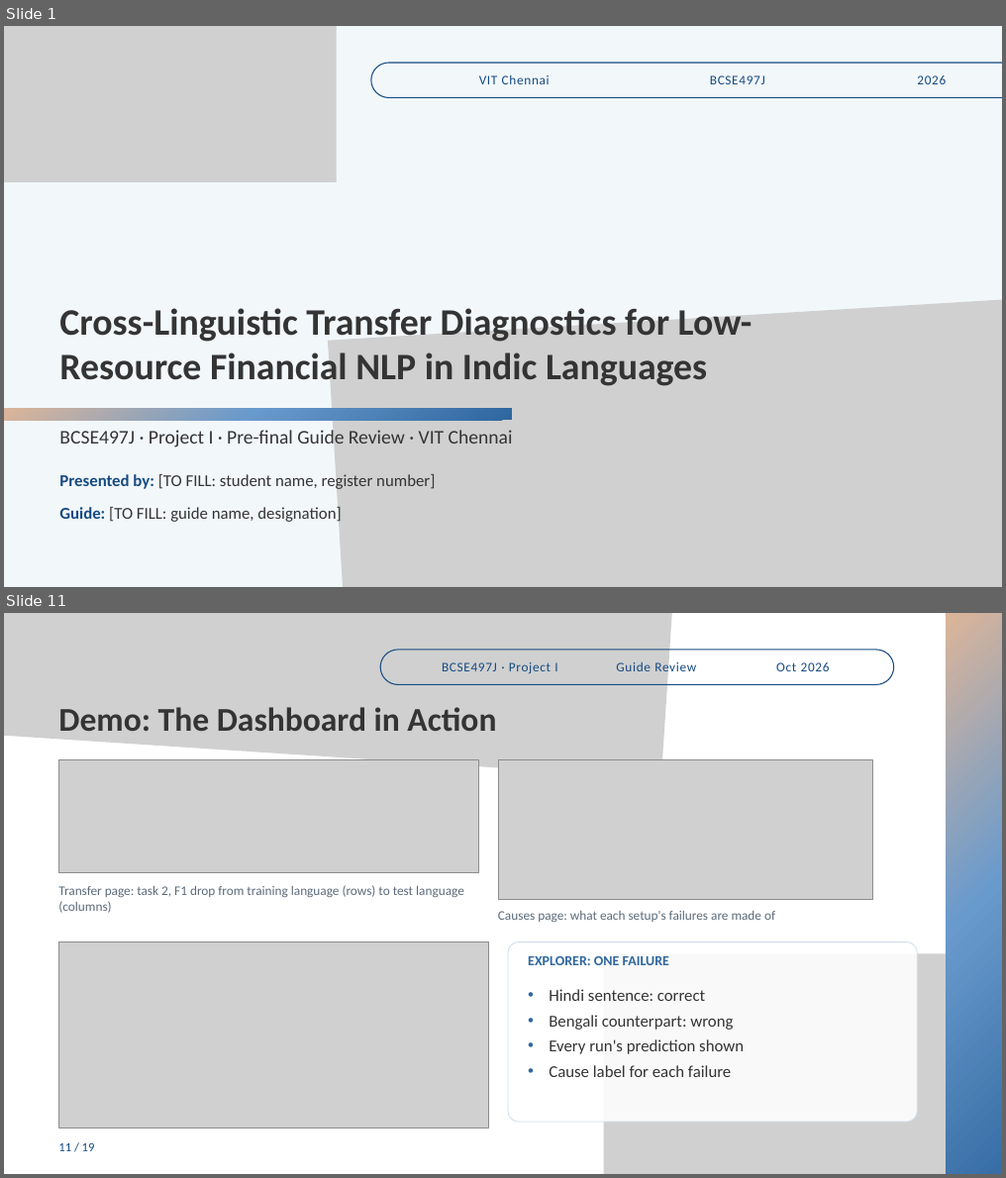
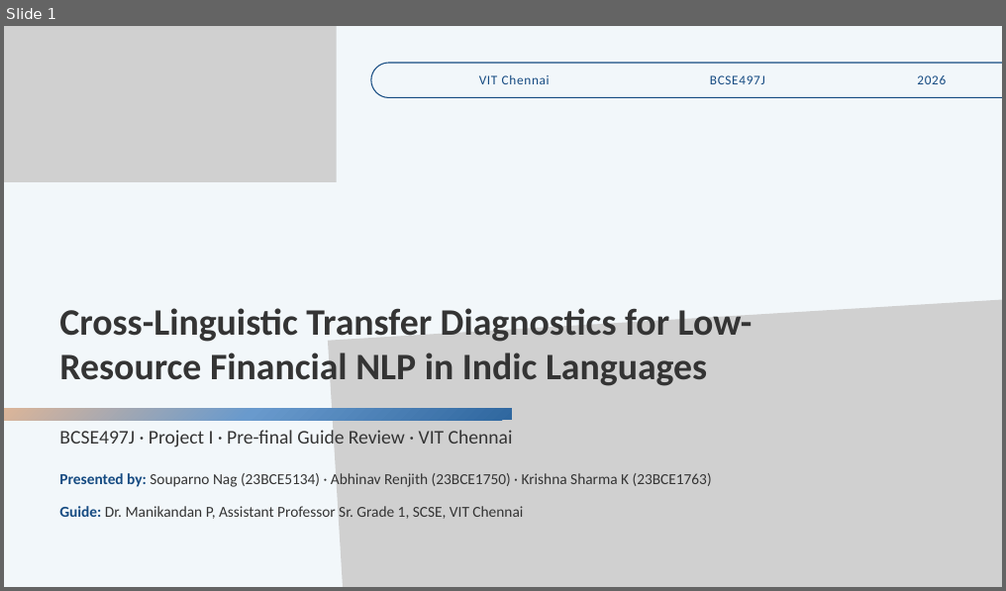
Before and after one commit to souparno-nag/Cross-Linguistic_Transfer_Diagnotic_for_Financial_NLP_in_Indic_Languages, a slide deck: presentation/BCSE497J_Project_I_Final_Review.pptx. Shown one above the other, each under a label of ours: slides 1 and 11 before the commit, slide 1 after it; the slides between them are not shown. The pictures are 1006x1178 and 1006x591 pixels, drawn with LibreOffice and Linux fonts; fonts in the diff are those of the drawing; grey boxes stand for pictures. Boxes give left, top, right and bottom in pixels: in the first picture for what was removed or moved away, otherwise in the second. Text is boxed around its words. In the diff, an @@ line names an element or a change of style, - is before the commit and + after.

Commit message:
Docs: update numeric report, add colour-pages PDF and report PDF; update review deck

```diff
--- a/presentation/BCSE497J_Project_I_Final_Review.pptx
+++ b/presentation/BCSE497J_Project_I_Final_Review.pptx
@@ slide 11 removed at (x1=4, y1=613, x2=1002, y2=1174), background #FFFFFF @@
@@ picture removed at (x1=4, y1=613, x2=680, y2=779) @@
@@ freeform shape removed at (x1=946, y1=613, x2=1002, y2=1174) @@
@@ freeform shape removed at (x1=380, y1=650, x2=894, y2=684) @@
@@ text removed at (x1=442, y1=663, x2=557, y2=674) @@
-BCSE497J · Project I
@@ text removed at (x1=616, y1=663, x2=696, y2=671) @@
-Guide Review
@@ text removed at (x1=776, y1=663, x2=830, y2=671) @@
-Oct 2026
@@ text removed at (x1=58, y1=707, x2=496, y2=731) @@
-Demo: The Dashboard in Action
@@ picture removed at (x1=58, y1=761, x2=478, y2=872) @@
@@ picture removed at (x1=498, y1=761, x2=872, y2=899) @@
@@ text removed at (x1=58, y1=885, x2=464, y2=913) @@
-Transfer page: task 2, F1 drop from training language (rows) to test language (columns)
@@ text removed at (x1=498, y1=911, x2=775, y2=923) @@
-Causes page: what each setup's failures are made of
@@ picture removed at (x1=58, y1=943, x2=488, y2=1128) @@
@@ rounded rectangle removed at (x1=508, y1=943, x2=917, y2=1122) @@
@@ text removed at (x1=528, y1=957, x2=669, y2=965) @@
-EXPLORER: ONE FAILURE
@@ picture removed at (x1=603, y1=955, x2=1002, y2=1174) @@
@@ text removed at (x1=548, y1=989, x2=744, y2=1077) @@
-• Hindi sentence: correct
-• Bengali counterpart: wrong
-• Every run's prediction shown
-• Cause label for each failure
@@ text removed at (x1=58, y1=1144, x2=95, y2=1152) @@
-11 / 19
@@ slide 1 changed as well @@
@@ text at (x1=59, y1=472, x2=712, y2=489): text changed; size 24 to 22 pt @@
-Presented by: [TO FILL: student name, register number]
+Presented by: Souparno Nag (23BCE5134) · Abhinav Renjith (23BCE1750) · Krishna Sharma K (23BCE1763)
@@ text at (x1=59, y1=506, x2=523, y2=519): text changed; size 24 to 22 pt @@
-Guide: [TO FILL: guide name, designation]
+Guide: Dr. Manikandan P, Assistant Professor Sr. Grade 1, SCSE, VIT Chennai
```
Also in this commit, not shown: 9 other slides changed, 12 slides added, 8 other slides removed, 4 other files.
